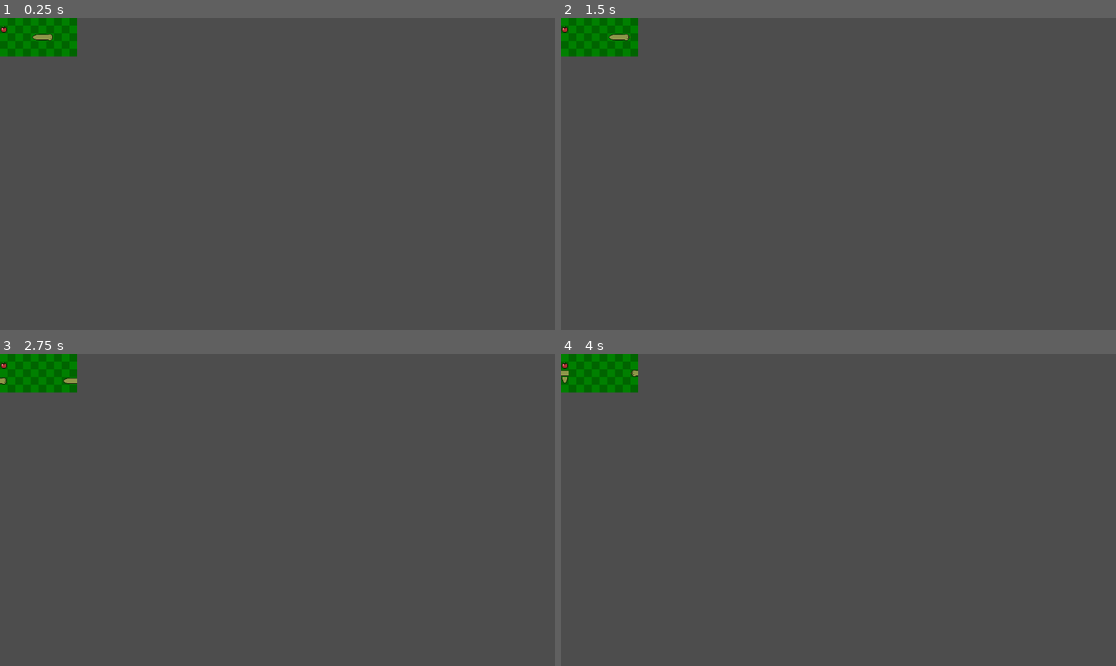
Above: before the commit, frames 1-4 (two rows, left to right).
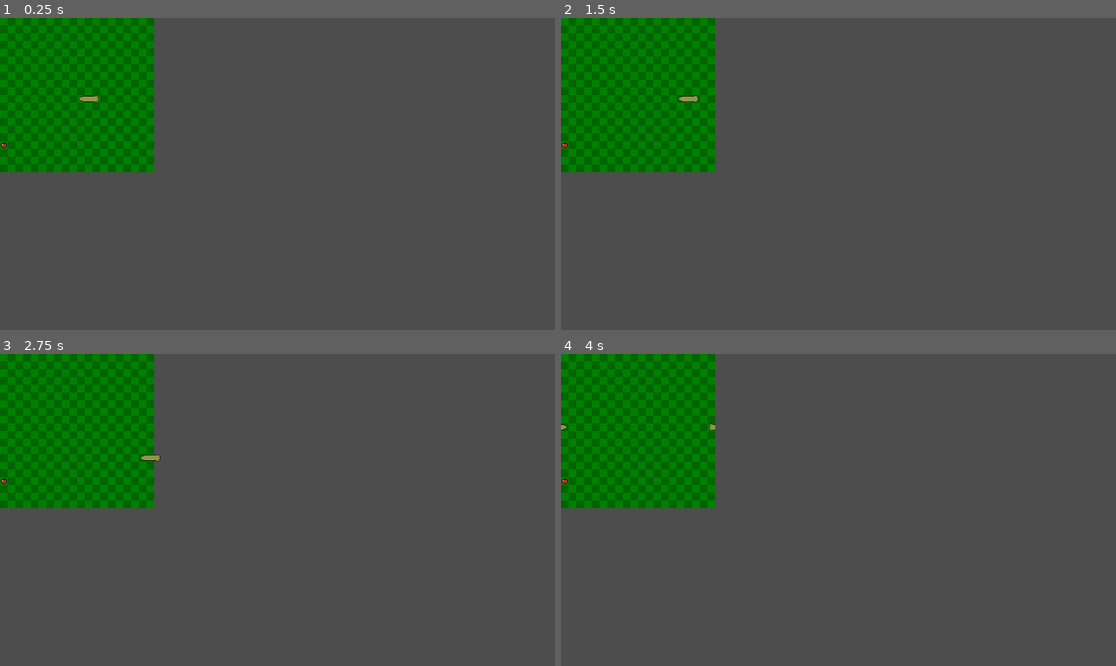
Above: after the commit, the same moments.

Repository: iTzFireFoxX/Godot-Snake
Game: Godot game, scene res://scenes/Game.tscn
Same seed, same stepped clock (60 frames per second), same inputs: the game is played once before the commit and once after it.
Inputs:
- Up to frame 1 (0.25 s): no input
- Up to frame 2 (1.5 s): tap Enter at 0.5 s; hold D (move_right) 0.53-1.28 s; tap Space at 1.25 s; hold S (move_down) from 1.28 s (still down)
- Up to frame 3 (2.75 s): release S (move_down) at 2.03 s; hold D (move_right) from 2.03 s (still down)
- Up to frame 4 (4 s): release D (move_right) at 2.78 s; hold W (move_up) 2.78-3.53 s; hold A (move_left) from 3.53 s (still down)

The runs differ from the first frame. In frame 1, 12% of the frame differs, in the area x 0-28%, y 0-50%; in frame 2, 12%; in frame 3, 12%, in the area x 0-29%, y 0-50%; in frame 4, 12%.

Commit message:
Update de funcion de avance y .gitignore

Diff:
--- a/scenes/scripts/game.gd
+++ b/scenes/scripts/game.gd
@@ -19,9 +19,9 @@
 
 func _ready():
 	snake = $Snake
-	map_size = Vector2i(10, 5) # Definir tamaño del mapa (temporal)
+	map_size = Vector2i(20, 20) # Definir tamaño del mapa (temporal)
 	cell_size = 16 # Definir tamaño de las casillas en pixeles
-	game_vel = 0.5 # Definir el intervalo de velocidad en segundos
+	game_vel = 0.2 # Definir el intervalo de velocidad en segundos
 	call_deferred("drawApple")
 	queue_redraw()
 
@@ -52,12 +52,14 @@
 			print("perdiste")
 			get_tree().quit()
 			return
-		if snake.snake.size() >= (map_size.x * map_size.y):
-			print("ganaste")
-			return
 		if apple_pos == Vector2i(-1, -1):
 			del2DSprites(self)
-			drawApple()
+			if snake.snake.size() >= (map_size.x * map_size.y):
+				snake.drawSnakeSprites()
+				print("ganaste")
+				return
+			else:
+				drawApple()
 		snake.drawSnakeSprites()
 
 func _draw():
@@ -73,7 +75,7 @@
 
 func drawApple(): # Dibuja la manzana en el mapa de forma aleatoria teniendo en cuenta a la serpiente
 	var n: int
-	var snake_pos: Array
+	snake_pos = []
 	while true:
 		n = rng.randi_range(0, map_size.x - 1)
 		apple_pos.x = n
--- a/scenes/scripts/snake.gd
+++ b/scenes/scripts/snake.gd
@@ -29,24 +29,33 @@
 func updateSnakePos(): # Actualiza la posicion en la celda de cada parte de la serpiente sumando su posicion actual con su direccion
 	for i in range(snake.size()):
 
-		snake[i][0] += snake[i][1]
-
-		# Dar la vuelta por los lados
-		if snake[i][0].x > game.map_size.x - 1:
-			snake[i][0].x = 0
-		elif snake[i][0].x < 0:
-			snake[i][0].x = game.map_size.x - 1
-
-		# Dar la vuelta por arriba y abajo
-		if snake[i][0].y > game.map_size.y - 1:
-			snake[i][0].y = 0
-		elif snake[i][0].y < 0:
-			snake[i][0].y = game.map_size.y - 1
+		snake[i][0] = returnUpdatedPos(snake[i][0], snake[i][1])
 
 		if i == 0:
 			if snake[0][0] == game.apple_pos:
 				addSnakePart()
 				game.apple_pos = Vector2i(-1, -1)
+
+func returnUpdatedPos(pos, dir): # Retorna la posicion actualizada de una parte de la serpiente en base a la dirección que tiene
+
+	var updated_pos: Vector2i
+
+	updated_pos = pos + dir
+
+	# Dar la vuelta por los lados
+	if pos.x > game.map_size.x - 1:
+		updated_pos.x = 0
+	elif pos.x < 0:
+		updated_pos.x = game.map_size.x - 1
+
+	# Dar la vuelta por arriba y abajo
+	if pos.y > game.map_size.y - 1:
+		updated_pos.y = 0
+	elif pos.y < 0:
+		updated_pos.y = game.map_size.y - 1
+
+	return updated_pos
+
 func drawSnakeSprites(): # Dibuja los sprites de cada parte de la serpiente en la pantalla
 		for i in range(snake.size()):
 
@@ -63,28 +72,21 @@
 
 				# Sprite esquinas
 				else:
+
 					# Esquina inferior derecha
-					if (snake[i - 1][0] == snake[i][0] + Vector2i.UP) and (snake[i + 1][0] == snake[i][0] + Vector2i.LEFT):
-						game.drawSprite(sprite, corner_sprite, snake[i][0], 0, self)
-					elif (snake[i - 1][0] == snake[i][0] + Vector2i.LEFT) and (snake[i + 1][0] == snake[i][0] + Vector2i.UP):
+					if ((snake[i - 1][0] == snake[i][0] + Vector2i.UP) and (snake[i + 1][0] == snake[i][0] + Vector2i.LEFT) or (snake[i - 1][0] == snake[i][0] + Vector2i.LEFT) and (snake[i + 1][0] == snake[i][0] + Vector2i.UP)):
 						game.drawSprite(sprite, corner_sprite, snake[i][0], 0, self)
 
 					# Esquina superior derecha
-					elif (snake[i - 1][0] == snake[i][0] + Vector2i.LEFT) and (snake[i + 1][0] == snake[i][0] + Vector2i.DOWN):
-						game.drawSprite(sprite, corner_sprite, snake[i][0], -90, self)
-					elif (snake[i - 1][0] == snake[i][0] + Vector2i.DOWN) and (snake[i + 1][0] == snake[i][0] + Vector2i.LEFT):
+					elif ((snake[i - 1][0] == snake[i][0] + Vector2i.LEFT) and (snake[i + 1][0] == snake[i][0] + Vector2i.DOWN) or (snake[i - 1][0] == snake[i][0] + Vector2i.DOWN) and (snake[i + 1][0] == snake[i][0] + Vector2i.LEFT)):
 						game.drawSprite(sprite, corner_sprite, snake[i][0], -90, self)
 
 					# Esquina superior izquierda
-					elif (snake[i - 1][0] == snake[i][0] + Vector2i.DOWN) and (snake[i + 1][0] == snake[i][0] + Vector2i.RIGHT):
-						game.drawSprite(sprite, corner_sprite, snake[i][0], 180, self)
-					elif (snake[i - 1][0] == snake[i][0] + Vector2i.RIGHT) and (snake[i + 1][0] == snake[i][0] + Vector2i.DOWN):
+					elif ((snake[i - 1][0] == snake[i][0] + Vector2i.DOWN) and (snake[i + 1][0] == snake[i][0] + Vector2i.RIGHT) or (snake[i - 1][0] == snake[i][0] + Vector2i.RIGHT) and (snake[i + 1][0] == snake[i][0] + Vector2i.DOWN)):
 						game.drawSprite(sprite, corner_sprite, snake[i][0], 180, self)
 
 					# Esquina inferior izquieda
-					elif (snake[i - 1][0] == snake[i][0] + Vector2i.RIGHT) and (snake[i + 1][0] == snake[i][0] + Vector2i.UP):
-						game.drawSprite(sprite, corner_sprite, snake[i][0], 90, self)
-					elif (snake[i - 1][0] == snake[i][0] + Vector2i.UP) and (snake[i + 1][0] == snake[i][0] + Vector2i.RIGHT):
+					elif ((snake[i - 1][0] == snake[i][0] + Vector2i.RIGHT) and (snake[i + 1][0] == snake[i][0] + Vector2i.UP) or (snake[i - 1][0] == snake[i][0] + Vector2i.UP) and (snake[i + 1][0] == snake[i][0] + Vector2i.RIGHT)):
 						game.drawSprite(sprite, corner_sprite, snake[i][0], 90, self)
 
 					# Sprite body
Not shown, added: assets/sprites/apple.png.import
Not shown, added: assets/sprites/snake_body.png.import
Not shown, added: assets/sprites/snake_corner.png.import
Not shown, added: assets/sprites/snake_head.png.import
Not shown, added: assets/sprites/snake_tail.png.import
Not shown, added: icon.svg.import
Not shown, changed: .gitignore
